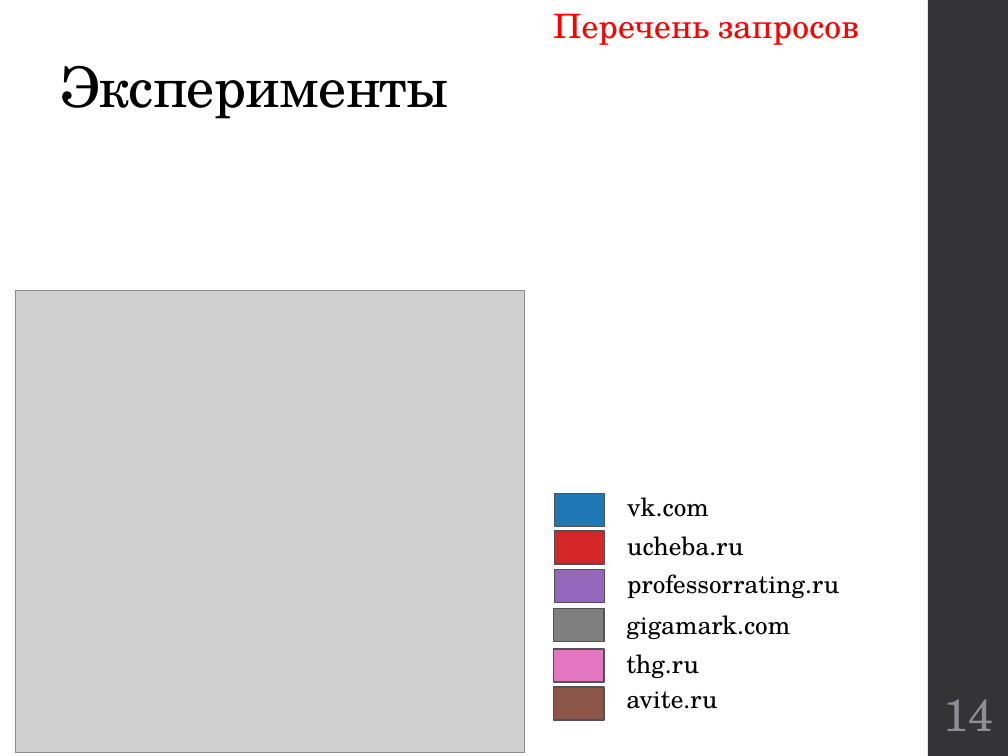
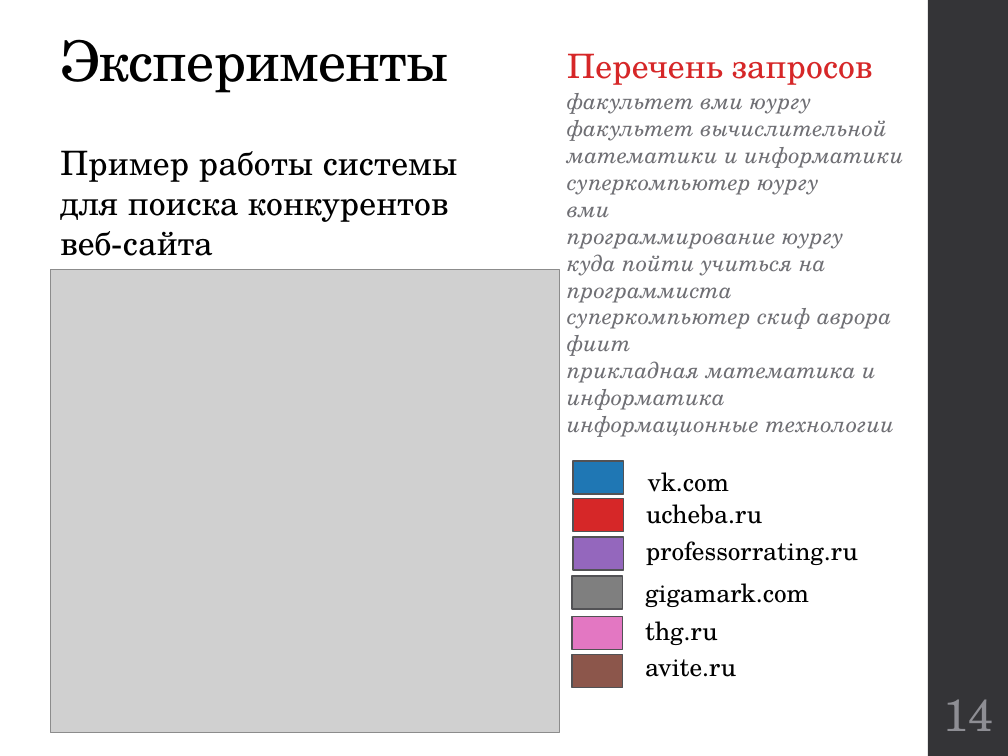
Before and after one commit to kwadraterry/diploma, a slide deck: slide 14 of Отчет/Доклад Неповинных.pptx. Drawn at 1008x756 pixels with LibreOffice and Linux fonts; fonts in the diff are those of the drawing; grey boxes stand for pictures. Boxes give left, top, right and bottom in pixels: in the first picture for what was removed or moved away, otherwise in the second. Text is boxed around its words. In the diff, an @@ line names an element or a change of style, - is before the commit and + after.

```diff
--- a/Отчет/Доклад Неповинных.pptx
+++ b/Отчет/Доклад Неповинных.pptx
@@ title "Эксперименты": place and size @@
-title "Эксперименты" at [60, 65, 448, 119]
+title "Эксперименты" at [60, 39, 448, 93]
@@ text removed at [553, 13, 859, 45] @@
-Перечень запросов
@@ text added at [567, 53, 904, 437], 16 pt, text #6F6F74, italic @@
+Перечень запросов
+факультет вми юургу
+факультет вычислительной математики и информатики
+суперкомпьютер юургу
+вми
+программирование юургу
+куда пойти учиться на программиста
+суперкомпьютер скиф аврора
+фиит
+прикладная математика и информатика
+информационные технологии
@@ text added at [60, 150, 458, 256], 24 pt, text #000000 @@
+Пример работы системы для поиска конкурентов веб-сайта
@@ picture: place and size @@
-picture at [15, 290, 524, 753]
+picture at [50, 270, 559, 733]
@@ 5 rectangles: place and size @@
-5 rectangles at [553, 494, 605, 721]
+5 rectangles at [573, 461, 624, 687]
@@ text "vk.com": place and size @@
-text "vk.com" at [627, 497, 709, 517]
+text "vk.com" at [648, 472, 730, 492]
@@ 5 texts, 1 rectangle: place and size @@
-5 texts, 1 rectangle at [554, 531, 839, 709]
+5 texts, 1 rectangle at [574, 499, 858, 677]
```
Also in this commit, not shown: 3 other slides changed, 1 other file.
